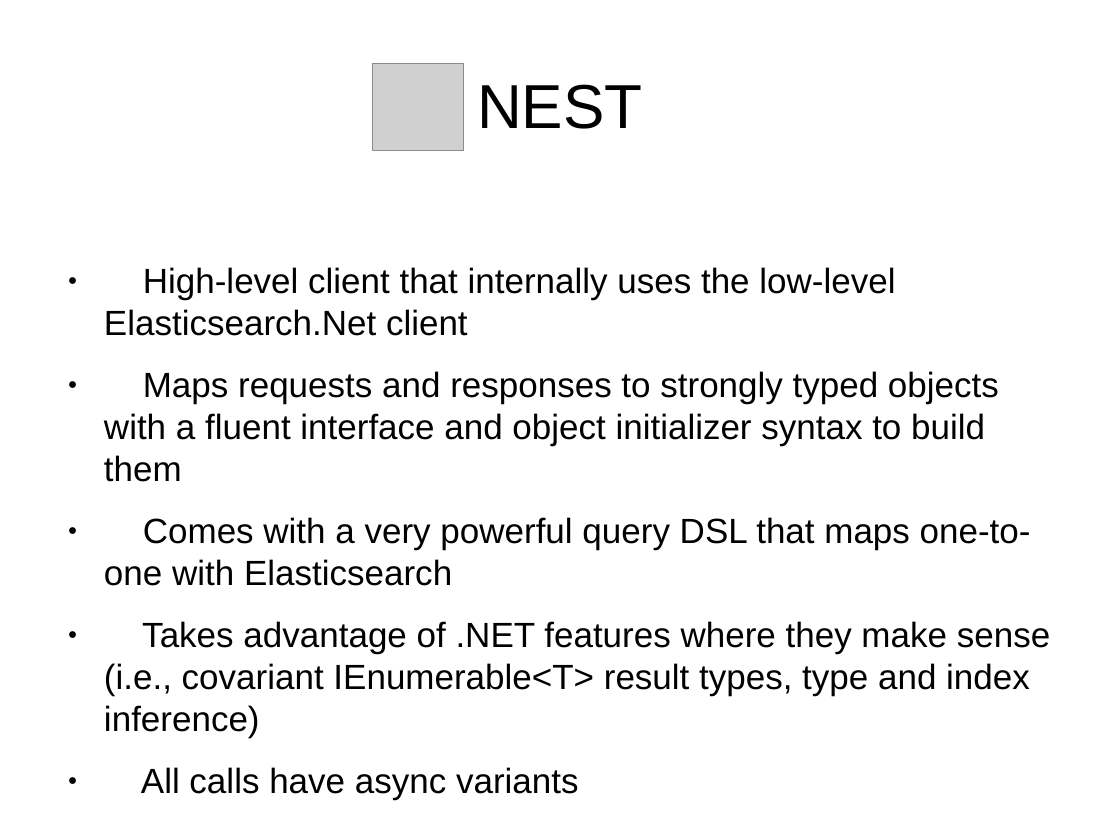
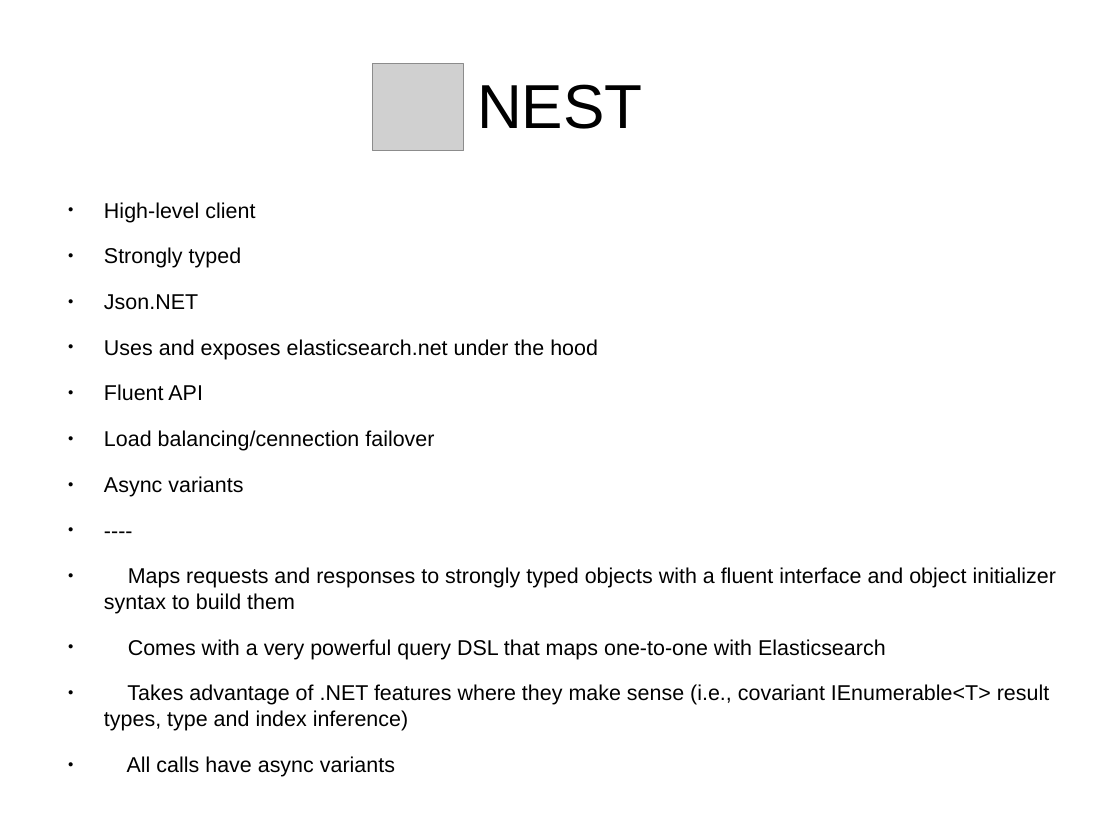
Before and after one commit to alexnec/seminarElastic, a slide deck: slide 6 of elasticsearchnet.odp. Drawn at 1120x840 pixels with LibreOffice and Linux fonts; fonts in the diff are those of the drawing; grey boxes stand for pictures. Boxes give left, top, right and bottom in pixels: in the first picture for what was removed or moved away, otherwise in the second. Text is boxed around its words. In the diff, an @@ line names an element or a change of style, - is before the commit and + after.

```diff
--- a/elasticsearchnet.odp
+++ b/elasticsearchnet.odp
@@ text at bbox=[104, 202, 598, 497]: text changed; size 24.8 to 15.2 pt @@
-● High-level client that internally uses the low-level Elasticsearch.Net client
+● High-level client
+● Strongly typed
+● Json.NET
+● Uses and exposes elasticsearch.net under the hood
+● Fluent API
+● Load balancing/cennection failover
+● Async variants
+● ----
@@ text at bbox=[104, 567, 1056, 777]: size 24.8 to 15.2 pt in "Maps requests and responses to strongly typed ...", "Comes with a very powerful query DSL ...", "Takes advantage of .NET features where they ...", "All calls have async variants" @@
```
Also in this commit, not shown: 1 other slide changed, 1 other file.
